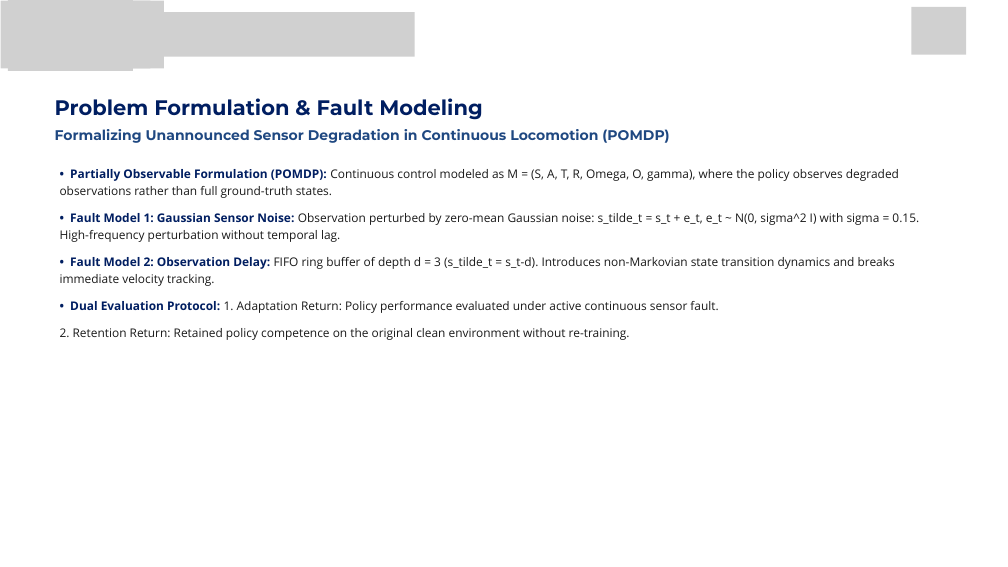
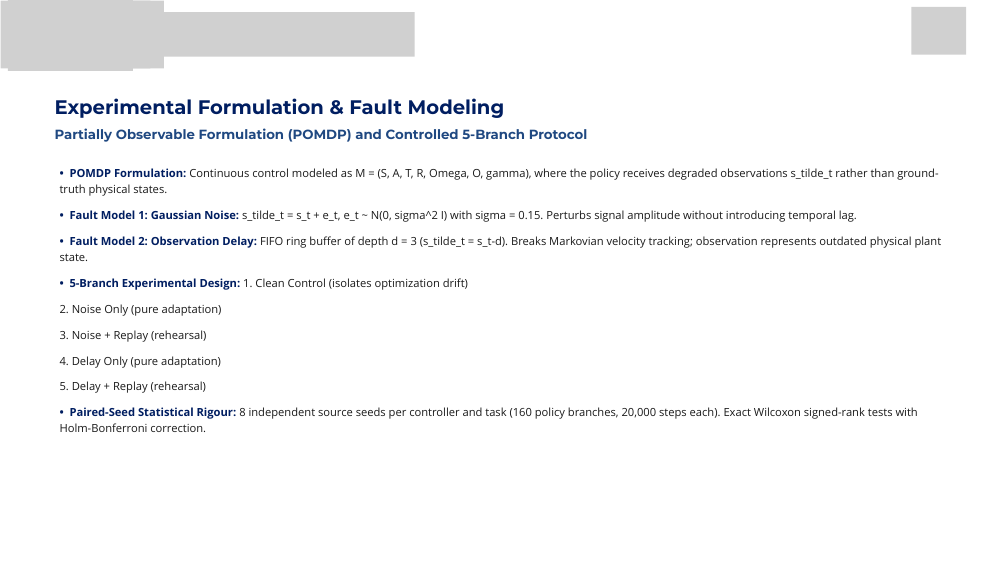
Before and after one commit to Fane-Nathan/tmrl, a slide deck: slide 4 of paper/reporting/193 - Presentation.pptx (slide 3 before the commit). Drawn at 1008x567 pixels with LibreOffice and Linux fonts; fonts in the diff are those of the drawing; grey boxes stand for pictures; background and template pictures are left out. Boxes give left, top, right and bottom in pixels: in the first picture for what was removed or moved away, otherwise in the second. Text is boxed around its words. In the diff, an @@ line names an element or a change of style, - is before the commit and + after.

```diff
--- a/paper/reporting/193 - Presentation.pptx
+++ b/paper/reporting/193 - Presentation.pptx
@@ text at (55, 98, 505, 118): text changed; size 30 to 28 pt @@
-Problem Formulation & Fault Modeling
+Experimental Formulation & Fault Modeling
@@ text at (55, 128, 588, 142): text changed; size 20 to 19 pt @@
-Formalizing Unannounced Sensor Degradation in Continuous Locomotion (POMDP)
+Partially Observable Formulation (POMDP) and Controlled 5-Branch Protocol
@@ text at (60, 168, 942, 432): text changed; size 17 to 16 pt @@
-• Partially Observable Formulation (POMDP): Continuous control modeled as M = (S, A, T, R, Omega, O, gamma), where the policy observes degraded observations rather than full ground-truth states.
-• Fault Model 1: Gaussian Sensor Noise: Observation perturbed by zero-mean Gaussian noise: s_tilde_t = s_t + e_t, e_t ~ N(0, sigma^2 I) with sigma = 0.15. High-frequency perturbation without temporal lag.
-• Fault Model 2: Observation Delay: FIFO ring buffer of depth d = 3 (s_tilde_t = s_t-d). Introduces non-Markovian state transition dynamics and breaks immediate velocity tracking.
-• Dual Evaluation Protocol: 1. Adaptation Return: Policy performance evaluated under active continuous sensor fault.
-2. Retention Return: Retained policy competence on the original clean environment without re-training.
+• POMDP Formulation: Continuous control modeled as M = (S, A, T, R, Omega, O, gamma), where the policy receives degraded observations s_tilde_t rather than ground-truth physical states.
+• Fault Model 1: Gaussian Noise: s_tilde_t = s_t + e_t, e_t ~ N(0, sigma^2 I) with sigma = 0.15. Perturbs signal amplitude without introducing temporal lag.
+• Fault Model 2: Observation Delay: FIFO ring buffer of depth d = 3 (s_tilde_t = s_t-d). Breaks Markovian velocity tracking; observation represents outdated physical plant state.
+• 5-Branch Experimental Design: 1. Clean Control (isolates optimization drift)
+2. Noise Only (pure adaptation)
+3. Noise + Replay (rehearsal)
+4. Delay Only (pure adaptation)
+5. Delay + Replay (rehearsal)
+• Paired-Seed Statistical Rigour: 8 independent source seeds per controller and task (160 policy branches, 20,000 steps each). Exact Wilcoxon signed-rank tests with Holm-Bonferroni correction.
```
Also in this commit, not shown: 9 other slides changed, 1 slide added, 1 slide removed, 15 other files.
